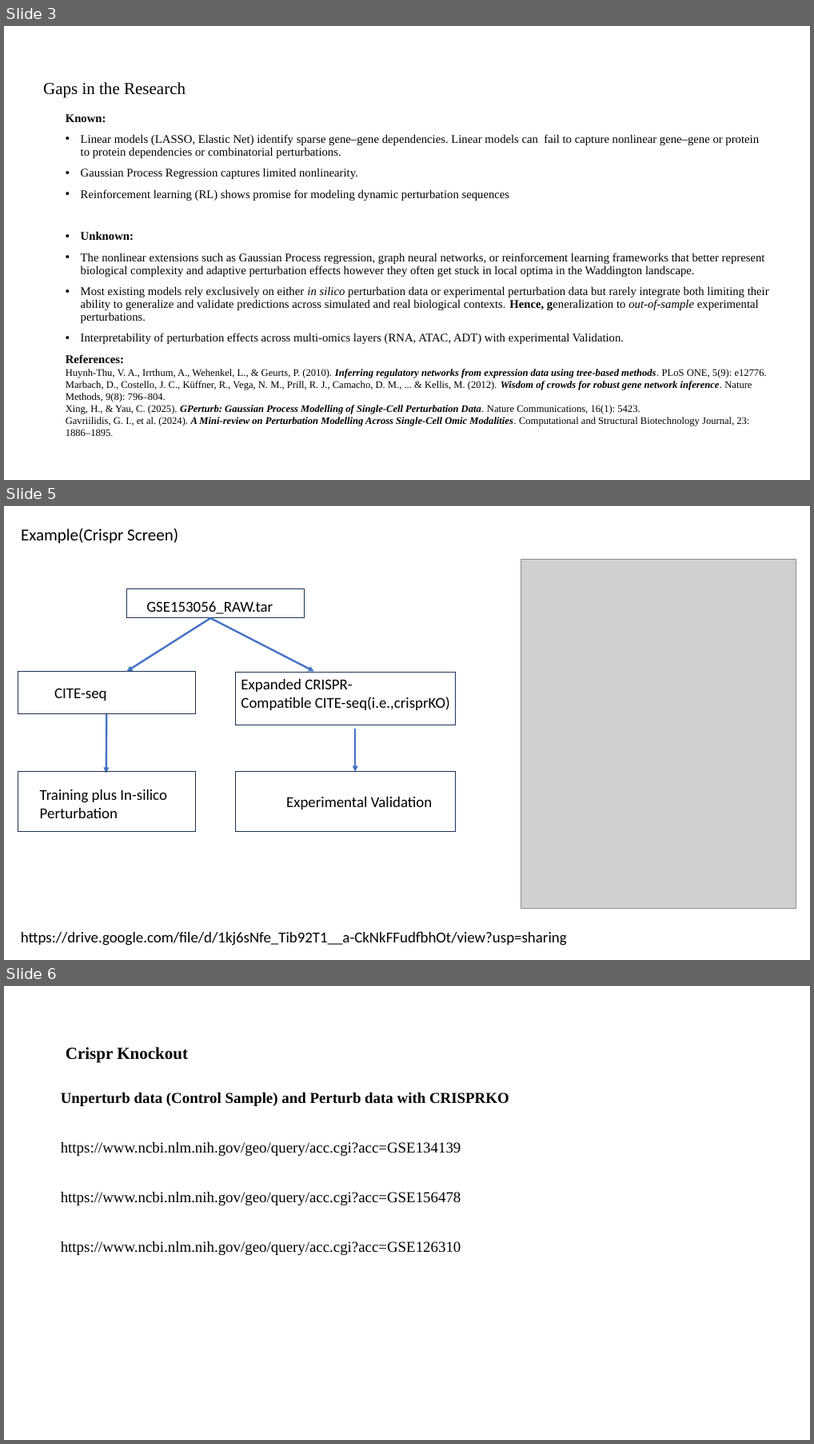
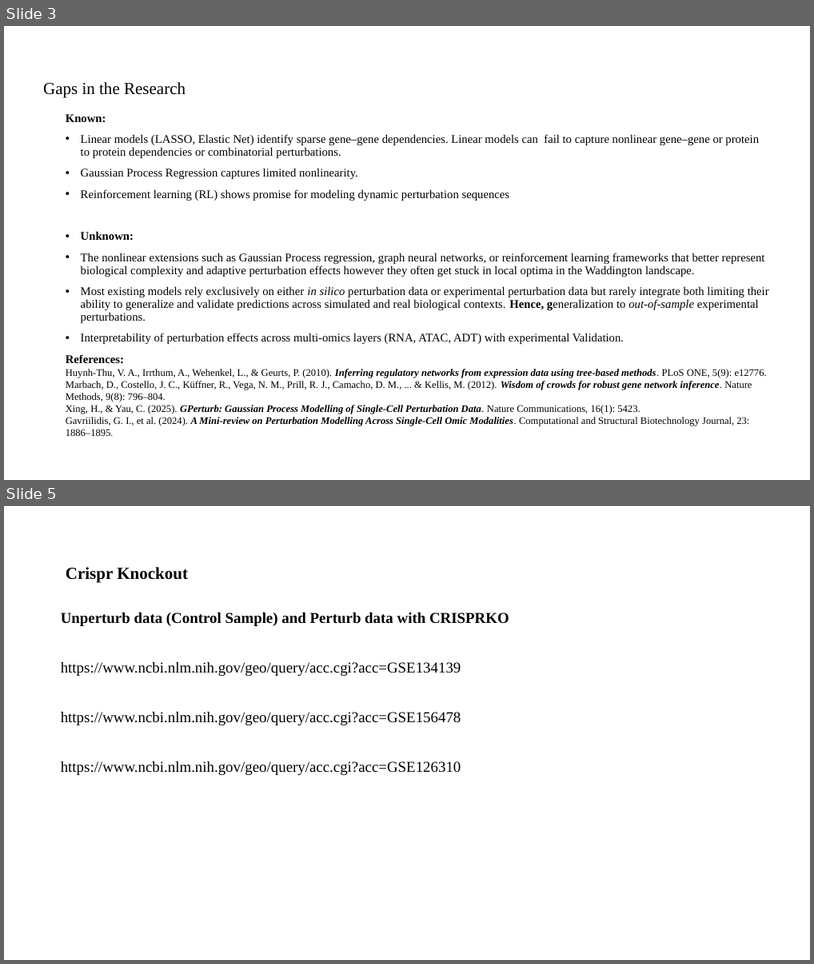
Before and after one commit to boabangf/GNN_RL_gene_trajectory_perturbation, a slide deck: ppt slides for omic codeathon (1).pptx. Shown one above the other, each under a label of ours: slides 3, 5 and 6 before the commit, slides 3 and 5 after it; the slides between them are not shown. The pictures are 814x1444 and 814x964 pixels, drawn with LibreOffice and Linux fonts; fonts in the diff are those of the drawing; grey boxes stand for pictures. Boxes give left, top, right and bottom in pixels: in the first picture for what was removed or moved away, otherwise in the second. Text is boxed around its words. In the diff, an @@ line names an element or a change of style, - is before the commit and + after.

```diff
--- a/ppt slides for omic codeathon (1).pptx
+++ b/ppt slides for omic codeathon (1).pptx
@@ slide 5 removed at box(4, 506, 810, 960), background #FFFFFF @@
@@ title removed at box(21, 528, 178, 544) @@
-Example(Crispr Screen)
@@ picture removed at box(522, 560, 797, 908) @@
@@ rectangle removed at box(127, 589, 305, 618) @@
@@ text removed at box(146, 601, 273, 614) @@
-GSE153056_RAW.tar
@@ arrow removed from (211, 618) to (127, 671) @@
@@ arrow removed from (211, 618) to (314, 671) @@
@@ rectangle removed at box(18, 671, 196, 714) @@
@@ rectangle removed at box(235, 672, 456, 725) @@
@@ text removed at box(54, 688, 106, 700) @@
-CITE-seq
@@ text removed at box(241, 679, 450, 710) @@
-Expanded CRISPR-
-Compatible CITE-seq(i.e.,crisprKO)
@@ arrow removed from (107, 714) to (106, 772) @@
@@ arrow removed from (355, 728) to (355, 772) @@
@@ rectangle removed at box(18, 772, 196, 832) @@
@@ text removed at box(40, 789, 167, 818) @@
-Training plus In-silico
-Perturbation
@@ rectangle removed at box(235, 772, 455, 832) @@
@@ text removed at box(286, 796, 433, 809) @@
-Experimental Validation
@@ text removed at box(21, 931, 567, 945) @@
-https://drive.google.com/file/d/1kj6sNfe_Tib92T1__a-CkNkFFudfbhOt/view?usp=sharing
@@ what was slide 6 is now slide 5 @@
```
Also in this commit, not shown: 6 slides changed, 2 slides added, 1 other slide removed.
